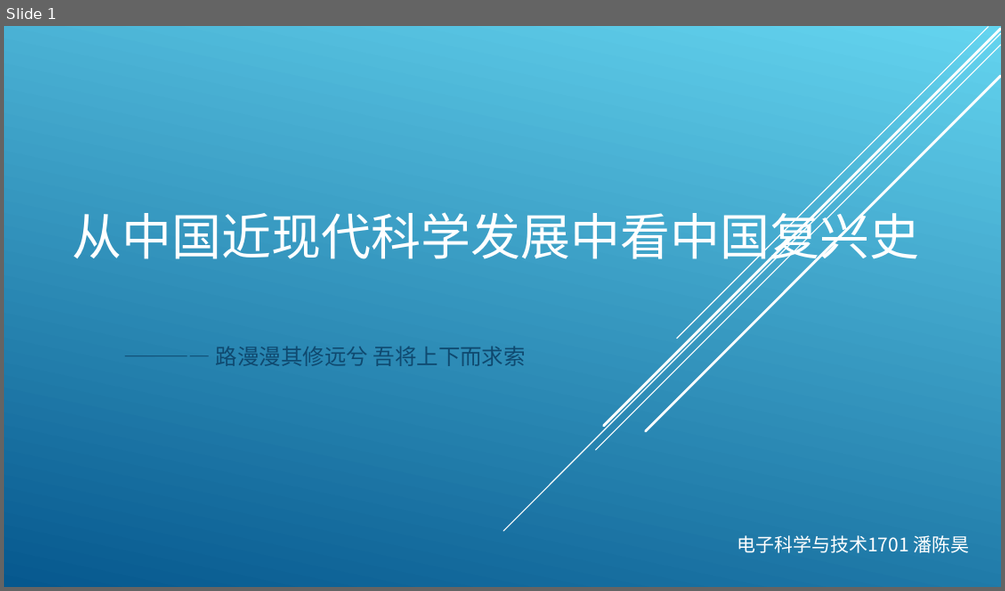
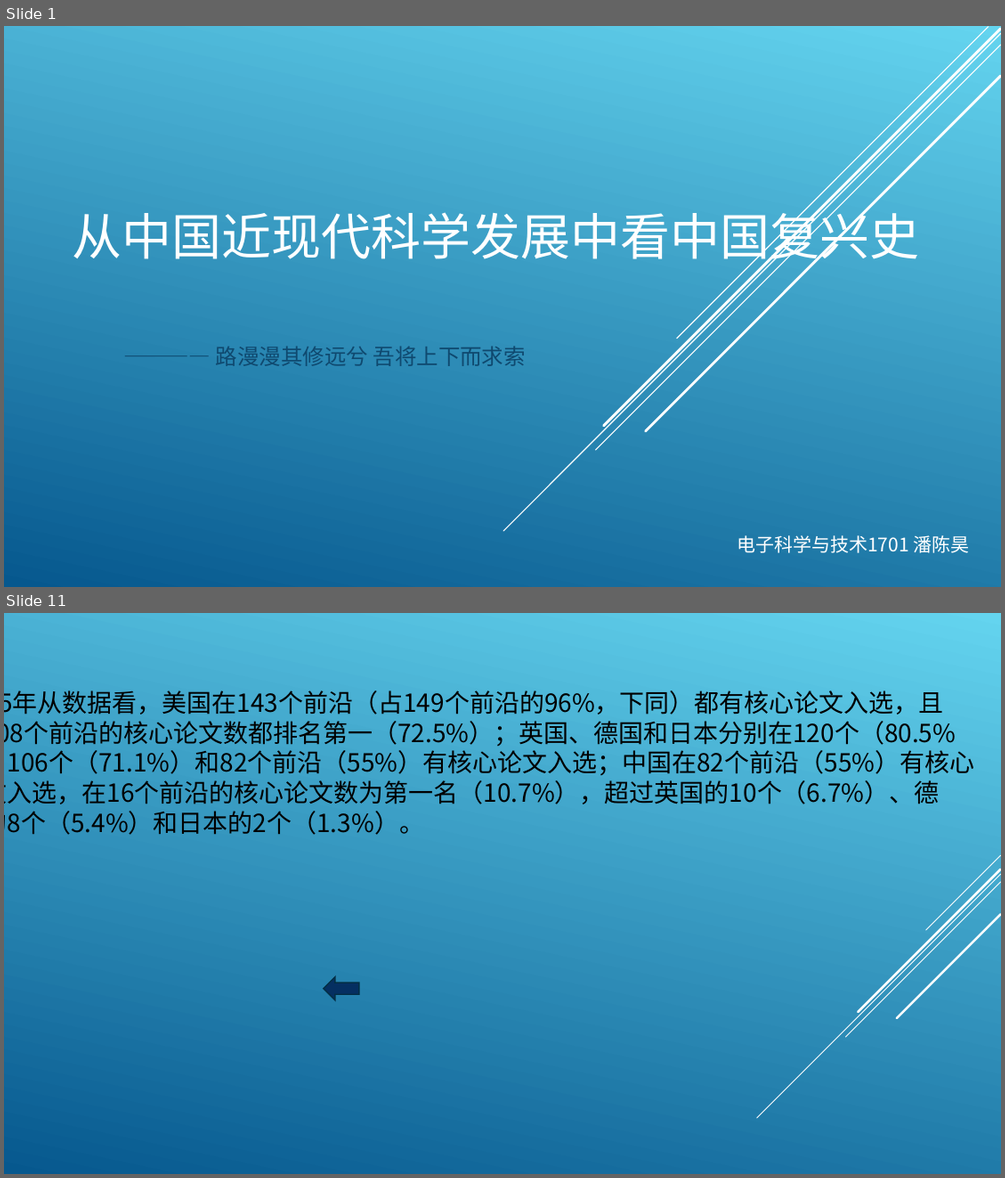
Before and after one commit to LIGHT1213/MyHomeWork, a slide deck: 从中国近现代科学发展中看中国.ppt. Shown one above the other, each under a label of ours: slide 1 before the commit, slides 1 and 11 after it; the slides between them are not shown. The pictures are 1005x591 and 1005x1178 pixels, drawn with LibreOffice and Linux fonts; fonts in the diff are those of the drawing. Boxes give left, top, right and bottom in pixels: in the first picture for what was removed or moved away, otherwise in the second. Text is boxed around its words. In the diff, an @@ line names an element or a change of style, - is before the commit and + after.

```diff
--- a/从中国近现代科学发展中看中国.ppt
+++ b/从中国近现代科学发展中看中国.ppt
@@ slide 11 added at <box>4,613,1001,1174</box>, background gradient #64D4EF to #06588E @@
@@ text added at <box>4,690,975,835</box>, 24 pt, text #000000 @@
+2015年从数据看，美国在143个前沿（占149个前沿的96%，下同）都有核心论文入选，且
+在108个前沿的核心论文数都排名第一（72.5%）；英国、德国和日本分别在120个（80.5%
+）、106个（71.1%）和82个前沿（55%）有核心论文入选；中国在82个前沿（55%）有核心
+论文入选，在16个前沿的核心论文数为第一名（10.7%），超过英国的10个（6.7%）、德
+国的8个（5.4%）和日本的2个（1.3%）。
@@ group added at <box>756,855,1000,1118</box>: 5 lines @@
@@ left arrow added at <box>324,976,359,999</box>, fill #052F61, outline #032E45 1.25 pt @@
```
Also in this commit, not shown: 3 slides changed, 5 other slides added, 1 slide removed.
